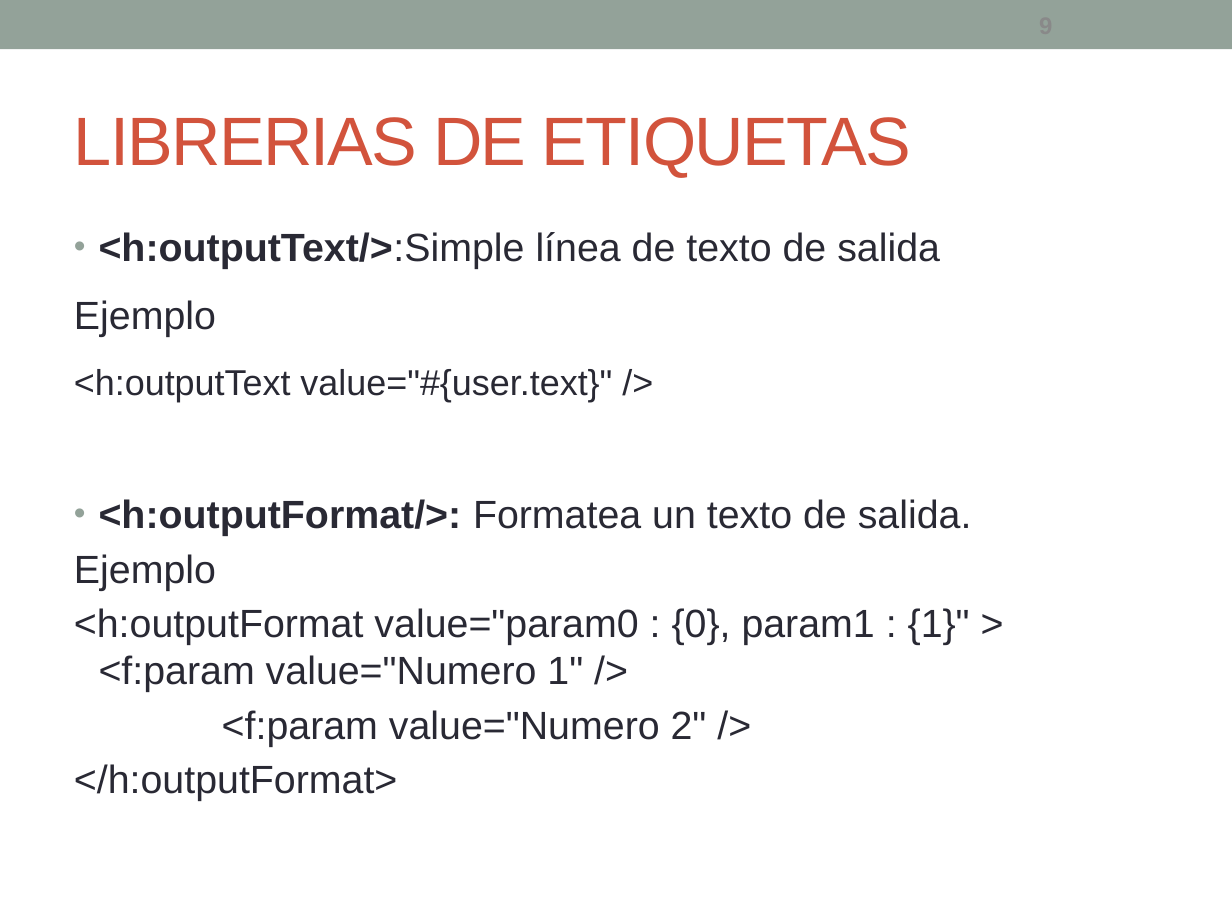
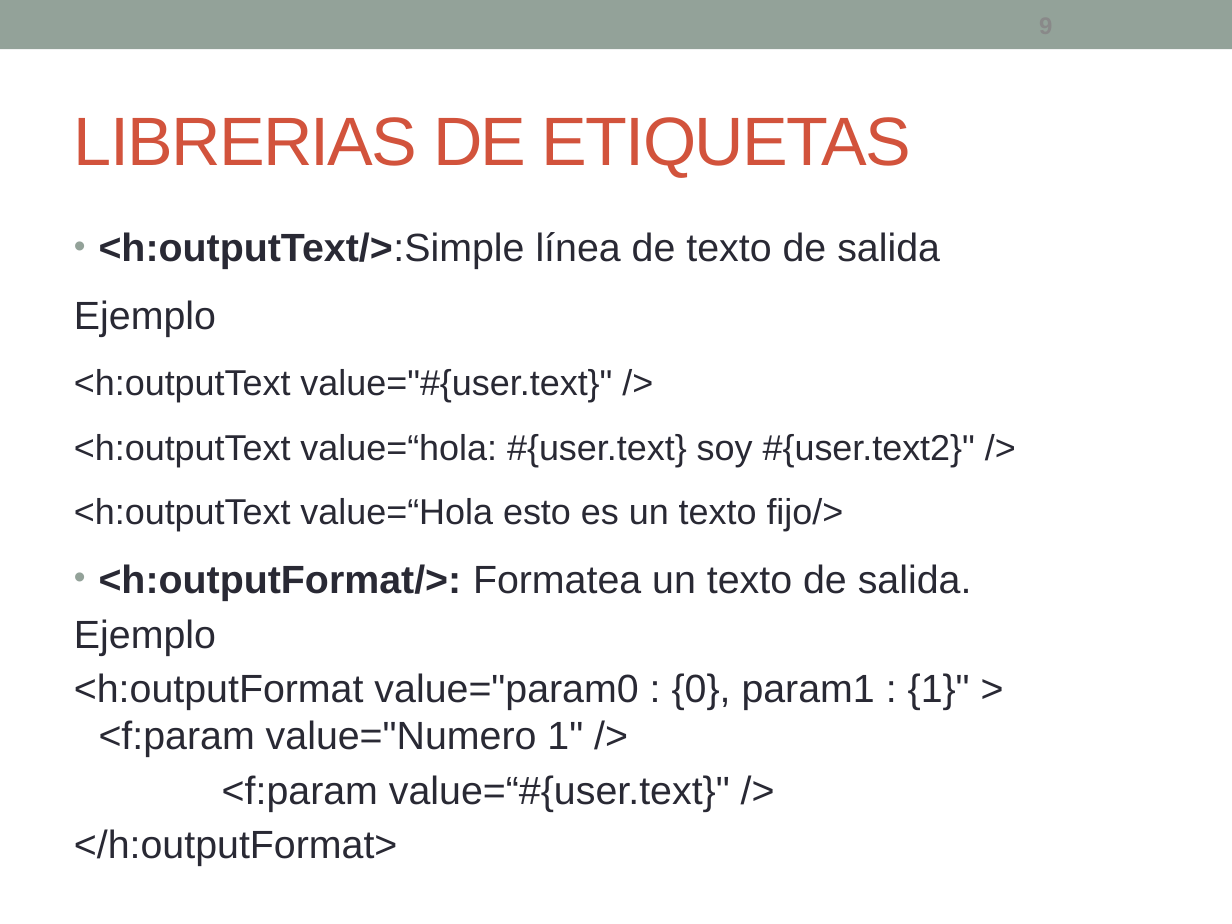
Before and after one commit to fdepablo/WsCursoJavaEE, a slide deck: slide 9 of _18_JSF/powerpoint/JSF - 2 - Vistas.pptx. Drawn at 1232x924 pixels with LibreOffice and Linux fonts; fonts in the diff are those of the drawing. Boxes give left, top, right and bottom in pixels: in the first picture for what was removed or moved away, otherwise in the second. Text is boxed around its words. In the diff, an @@ line names an element or a change of style, - is before the commit and + after.

```diff
--- a/_18_JSF/powerpoint/JSF - 2 - Vistas.pptx
+++ b/_18_JSF/powerpoint/JSF - 2 - Vistas.pptx
@@ text at [74,434,975,531]: paragraphs added @@
+<h:outputText value=“hola: #{user.text} soy #{user.text2}" />
+<h:outputText value=“Hola esto es un texto fijo/>
@@ text at [222,775,730,812]: text changed @@
-<f:param value="Numero 2" />
+<f:param value=“#{user.text}" />
```
Also in this commit, not shown: 5 other slides changed, 13 other files.
